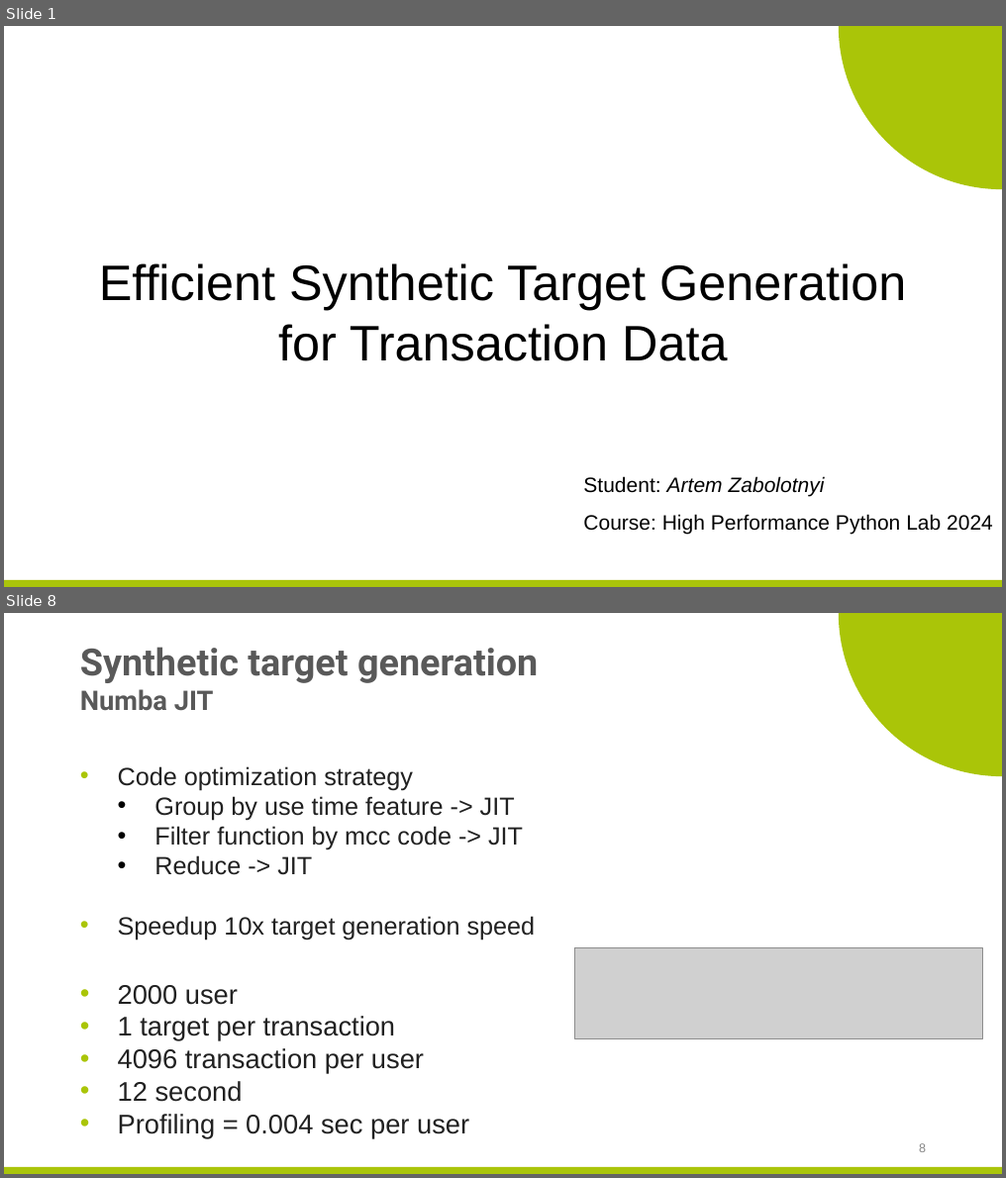
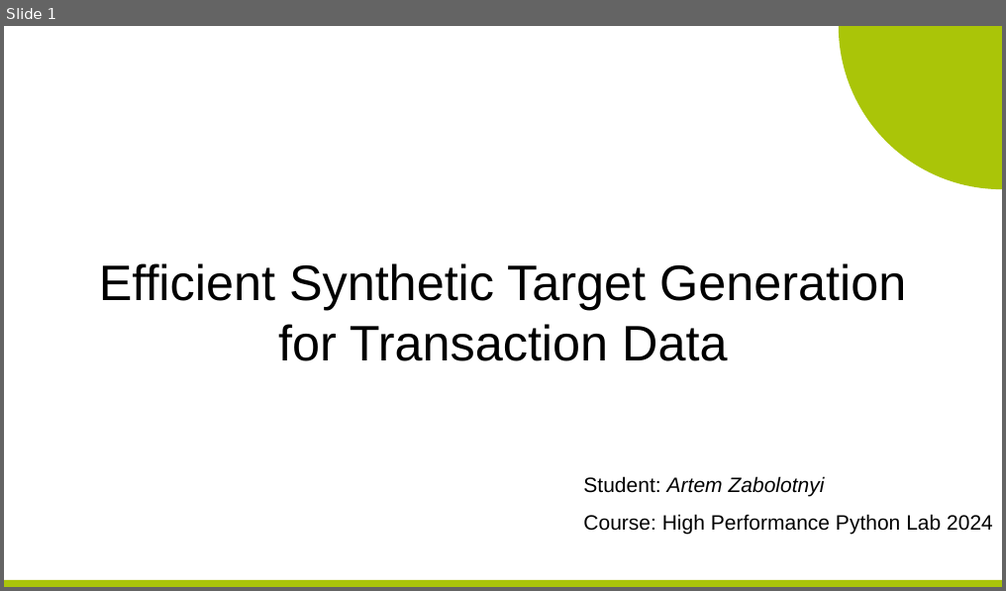
Before and after one commit to zaaabik/hppl_skoltech_project, a slide deck: presentations.pptx. Shown one above the other, each under a label of ours: slides 1 and 8 before the commit, slide 1 after it; the slides between them are not shown. The pictures are 1006x1178 and 1006x591 pixels, drawn with LibreOffice and Linux fonts; fonts in the diff are those of the drawing; grey boxes stand for pictures; background and template pictures are left out. Boxes give left, top, right and bottom in pixels: in the first picture for what was removed or moved away, otherwise in the second. Text is boxed around its words. In the diff, an @@ line names an element or a change of style, - is before the commit and + after.

```diff
--- a/presentations.pptx
+++ b/presentations.pptx
@@ slide 8 removed at [4, 613, 1002, 1174], background #FFFFFF; not listed: 2 template elements that a slide beside it also shows @@
@@ title removed at [80, 647, 538, 711] @@
-Synthetic target generation
-Numba JIT
@@ text removed at [118, 766, 536, 940] @@
-• Code optimization strategy
-  • Group by use time feature -> JIT
-  • Filter function by mcc code -> JIT
-  • Reduce -> JIT
-• Speedup 10x target generation speed
@@ picture removed at [575, 949, 983, 1039] @@
@@ text removed at [118, 985, 469, 1138] @@
-• 2000 user
-• 1 target per transaction
-• 4096 transaction per user
-• 12 second
-• Profiling = 0.004 sec per user
@@ page number removed at [919, 1144, 926, 1153] @@
-8
```
Also in this commit, not shown: 7 slides changed, 4 slides added, 2 other slides removed, 28 other files.
